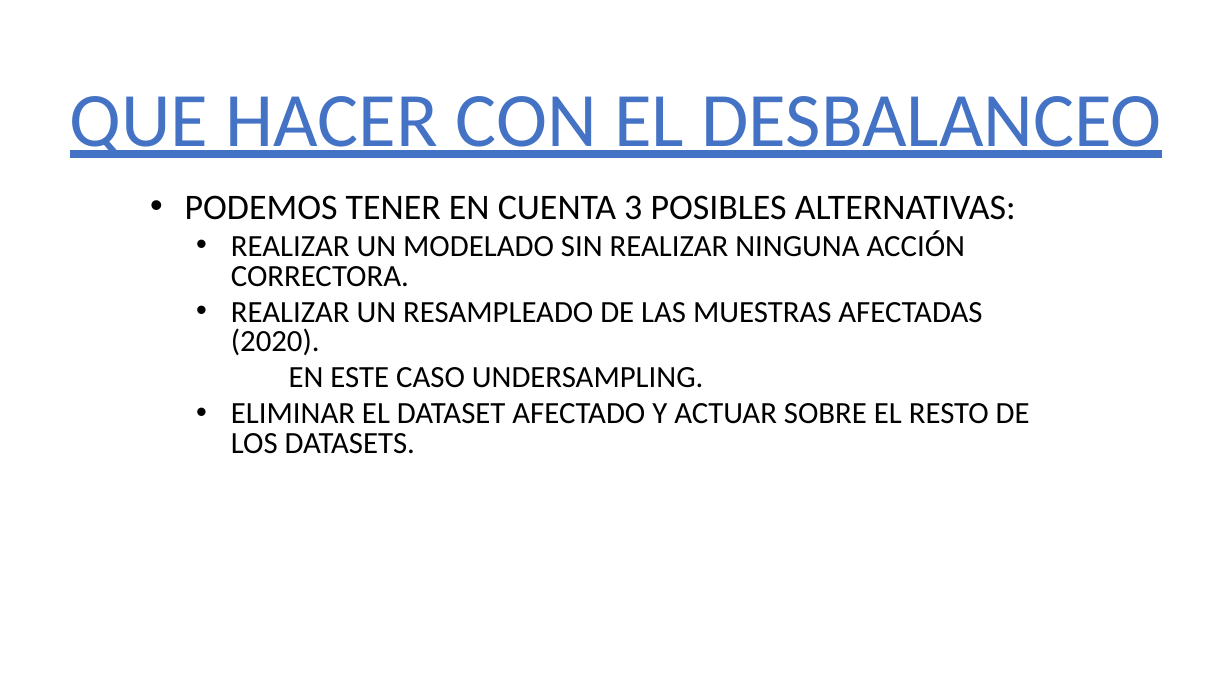
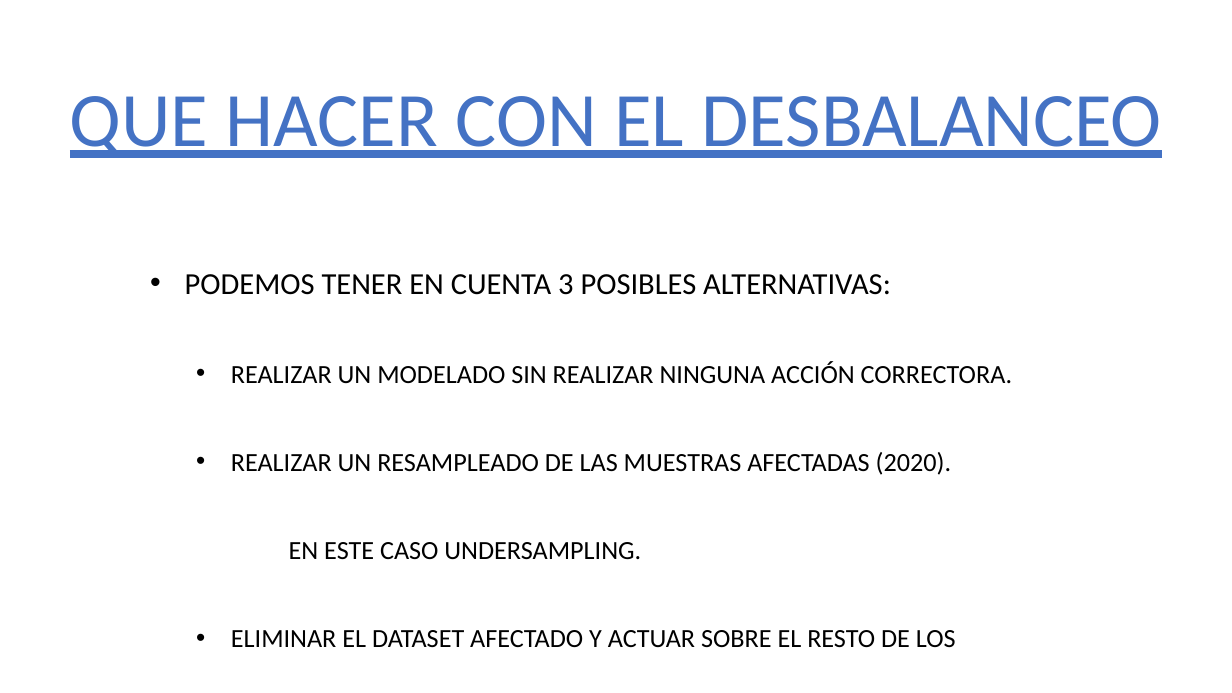
Before and after one commit to 75Engel/Estimacion_tipologia_usuarios_Servicios_Sociales_Ayto_Madrid, a slide deck: slide 10 of Presentacion_projecto.pptx (slide 9 before the commit). Drawn at 1232x693 pixels with LibreOffice and Linux fonts; fonts in the diff are those of the drawing; background and template pictures are left out. Boxes give left, top, right and bottom in pixels: in the first picture for what was removed or moved away, otherwise in the second. Text is boxed around its words. In the diff, an @@ line names an element or a change of style, - is before the commit and + after.

```diff
--- a/Presentacion_projecto.pptx
+++ b/Presentacion_projecto.pptx
@@ subtitle "PODEMOS TENER EN CUENTA 3 ..." moved from (x1=185, y1=195, x2=1030, y2=454) to (x1=185, y1=274, x2=1012, y2=647) @@
@@ subtitle "PODEMOS TENER EN CUENTA 3 ..." at (x1=185, y1=274, x2=1012, y2=647): size 28 to 23.8 pt in "PODEMOS TENER EN CUENTA 3 POSIBLES ALTERNATIVAS:"; size 24 to 20.4 pt in "REALIZAR UN MODELADO SIN REALIZAR NINGUNA ACCIÓN ...", "REALIZAR UN RESAMPLEADO DE LAS MUESTRAS AFECTADAS ...", "EN ESTE CASO UNDERSAMPLING.", "ELIMINAR EL DATASET AFECTADO Y ACTUAR SOBRE ..."; line spacing 0.8 to 2.6 @@
```
Also in this commit, not shown: 10 other slides changed, 3 slides added, 6 slides removed, 7 other files.
